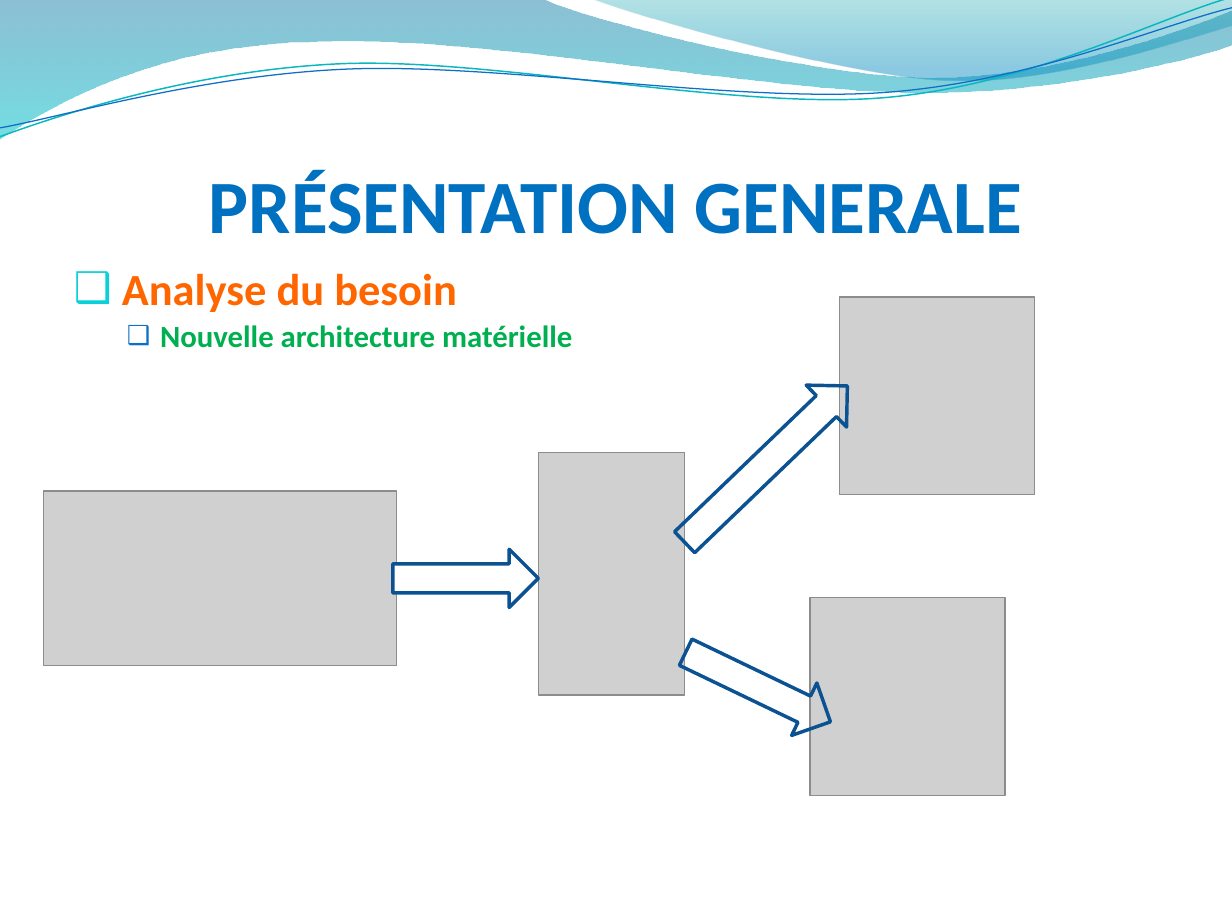
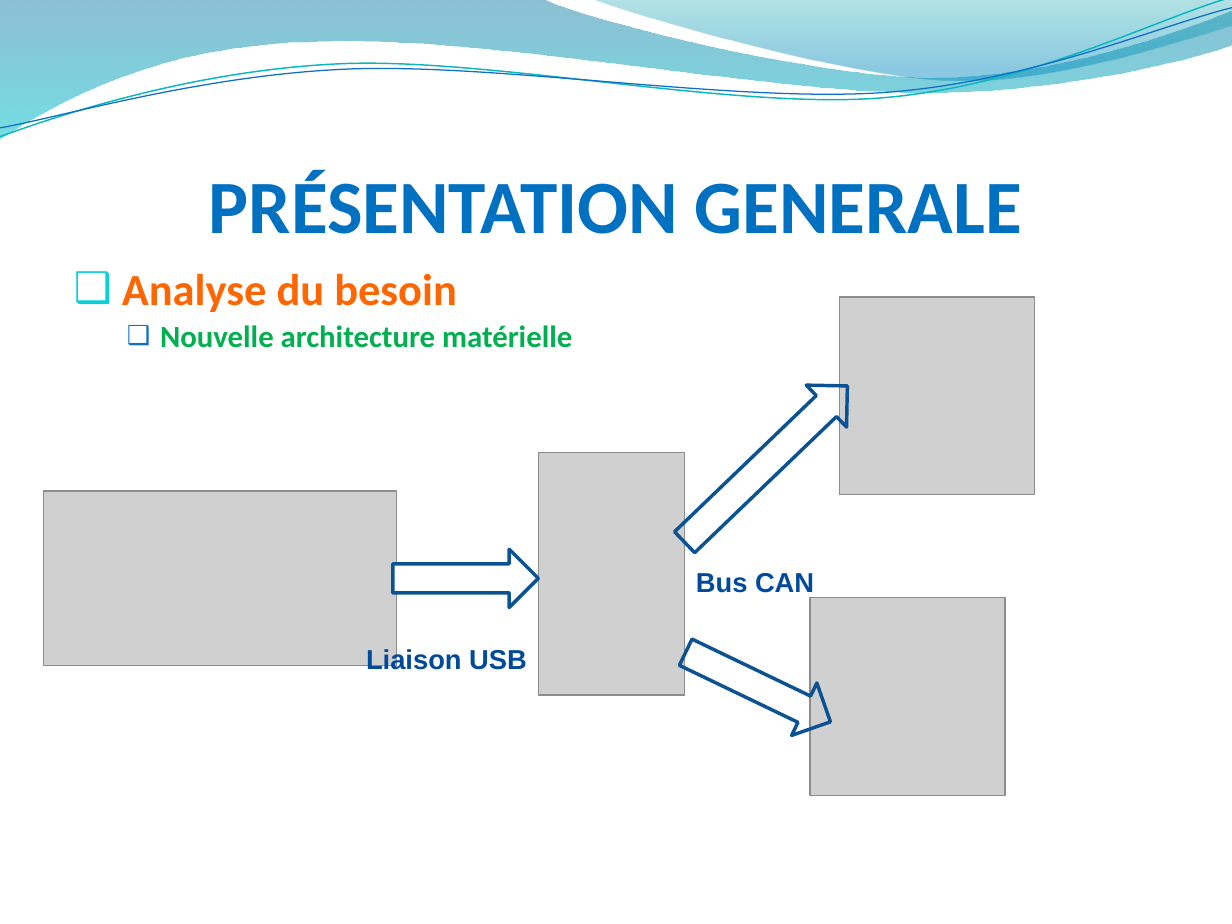
Before and after one commit to hardware/AscenseurPoissons, a slide deck: slide 7 of REVUES/REVUE ANALYSE/RevueAnalysePPT.pptx. Drawn at 1232x924 pixels with LibreOffice and Linux fonts; fonts in the diff are those of the drawing; grey boxes stand for pictures; background and template pictures are left out. Boxes give left, top, right and bottom in pixels: in the first picture for what was removed or moved away, otherwise in the second. Text is boxed around its words. In the diff, an @@ line names an element or a change of style, - is before the commit and + after.

```diff
--- a/REVUES/REVUE ANALYSE/RevueAnalysePPT.pptx
+++ b/REVUES/REVUE ANALYSE/RevueAnalysePPT.pptx
@@ text added at box(696, 573, 814, 598), 16 pt, text #004A99, bold @@
+Bus CAN
@@ text added at box(366, 648, 527, 670), 16 pt, text #004A99, bold @@
+Liaison USB
```
Also in this commit, not shown: 13 other slides changed, 1 other file.
